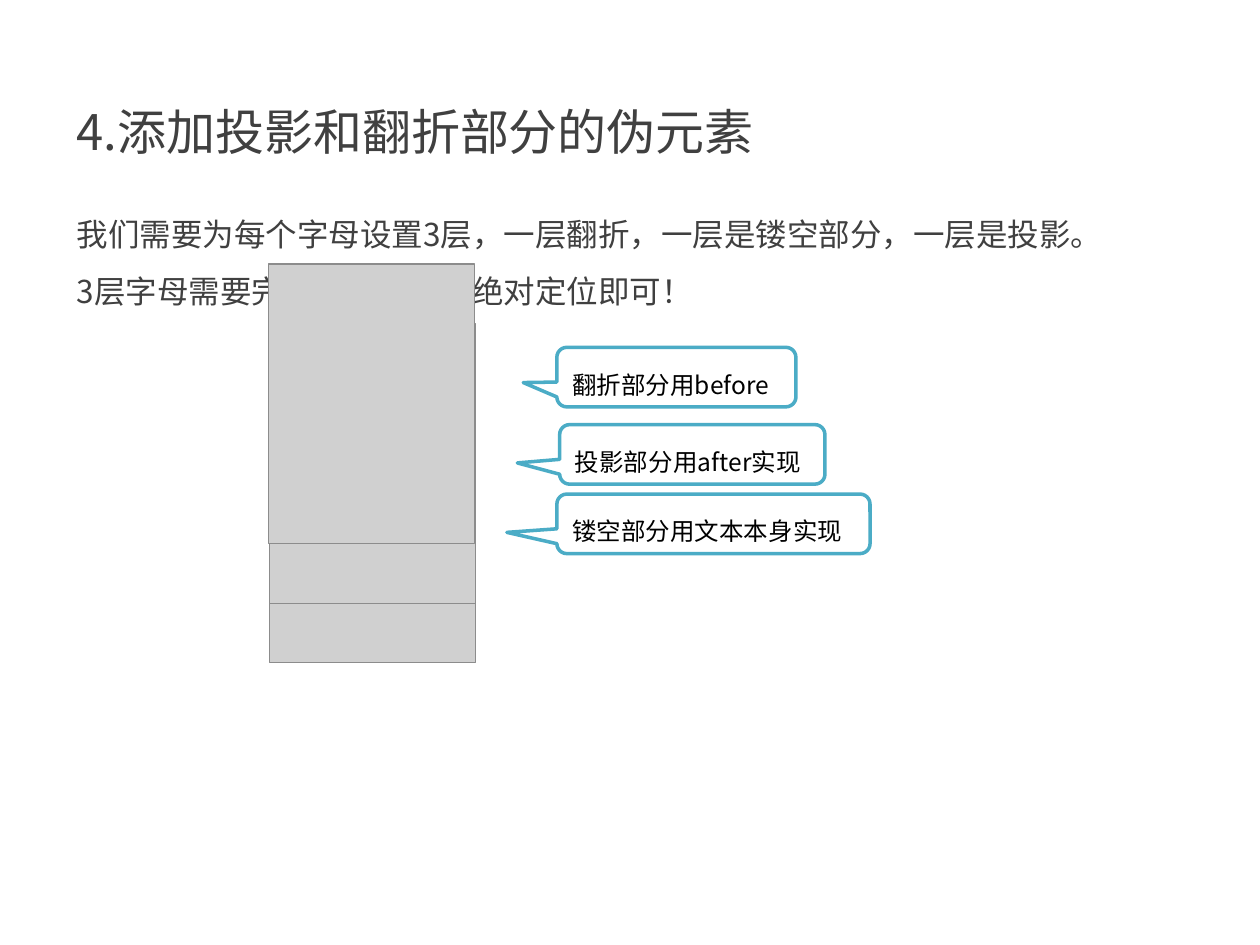
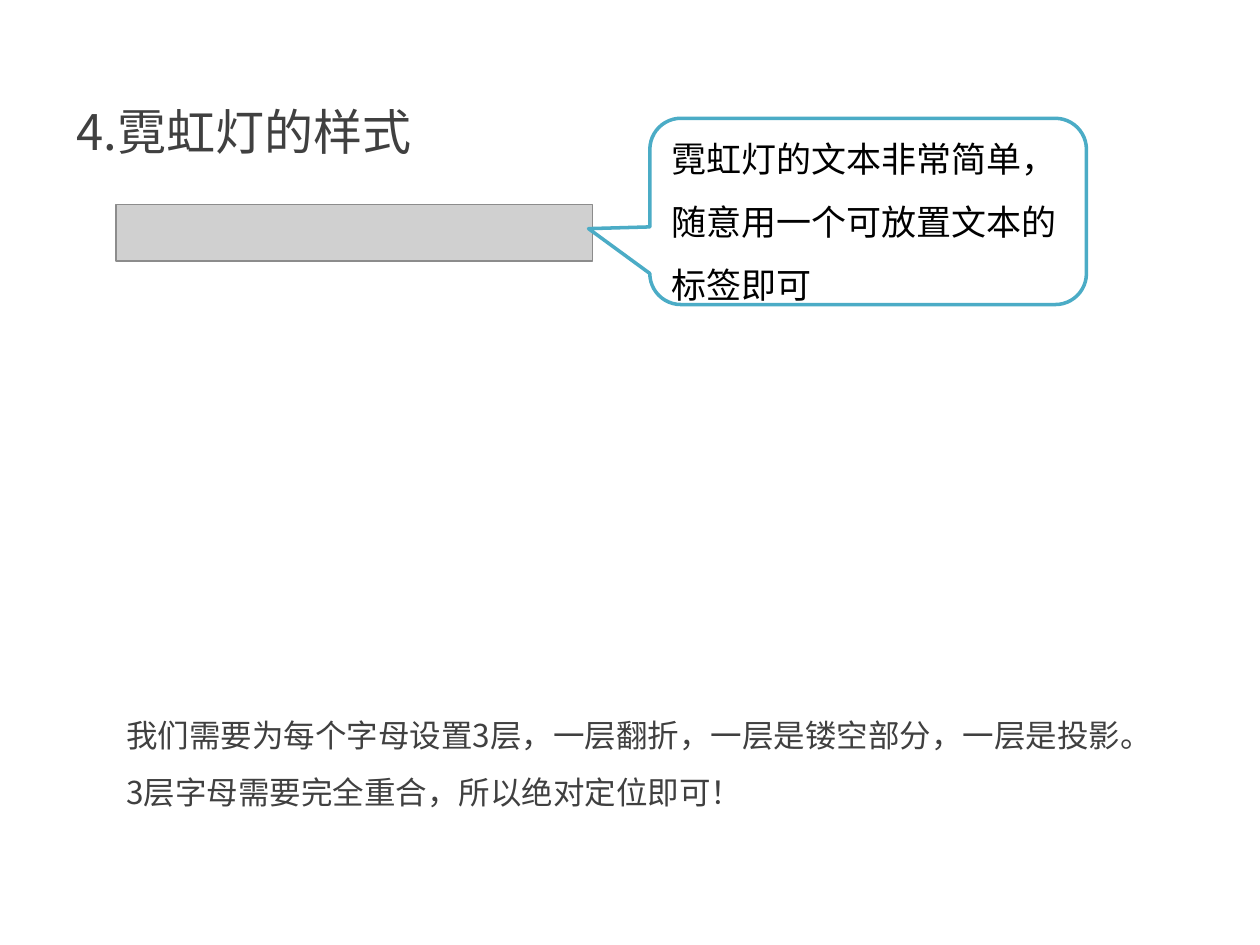
Before and after one commit to kong66/webAni, a slide deck: slide 5 of 6-neon/3DLetter.pptx. Drawn at 1260x945 pixels with LibreOffice and Linux fonts; fonts in the diff are those of the drawing; grey boxes stand for pictures. Boxes give left, top, right and bottom in pixels: in the first picture for what was removed or moved away, otherwise in the second. Text is boxed around its words. In the diff, an @@ line names an element or a change of style, - is before the commit and + after.

```diff
--- a/6-neon/3DLetter.pptx
+++ b/6-neon/3DLetter.pptx
@@ text at (x1=77, y1=108, x2=411, y2=154): text changed @@
-4.添加投影和翻折部分的伪元素
+4.霓虹灯的样式
@@ rounded speech box added at (x1=650, y1=118, x2=1086, y2=305), fill #FFFFFF, outline #4BACC6 2 pt, 20 pt, text #000000 @@
+霓虹灯的文本非常简单，随意用一个可放置文本的标签即可
@@ picture added at (x1=116, y1=204, x2=592, y2=261) @@
@@ picture removed at (x1=268, y1=265, x2=475, y2=544) @@
@@ picture removed at (x1=270, y1=324, x2=476, y2=604) @@
@@ rounded speech box removed at (x1=557, y1=348, x2=796, y2=407) @@
-翻折部分用before
@@ picture removed at (x1=270, y1=383, x2=476, y2=663) @@
@@ rounded speech box removed at (x1=559, y1=425, x2=825, y2=484) @@
-投影部分用after实现
@@ rounded speech box removed at (x1=557, y1=494, x2=871, y2=553) @@
-镂空部分用文本本身实现
@@ text "我们需要为每个字母设置3层，一层翻折，一层是镂空部分，一层是投影。" rewrapped from (x1=77, y1=219, x2=1102, y2=312) to (x1=126, y1=720, x2=1151, y2=807) @@
```
Also in this commit, not shown: 2 other slides changed, 2 slides added, 2 slides removed, 1 other file.
